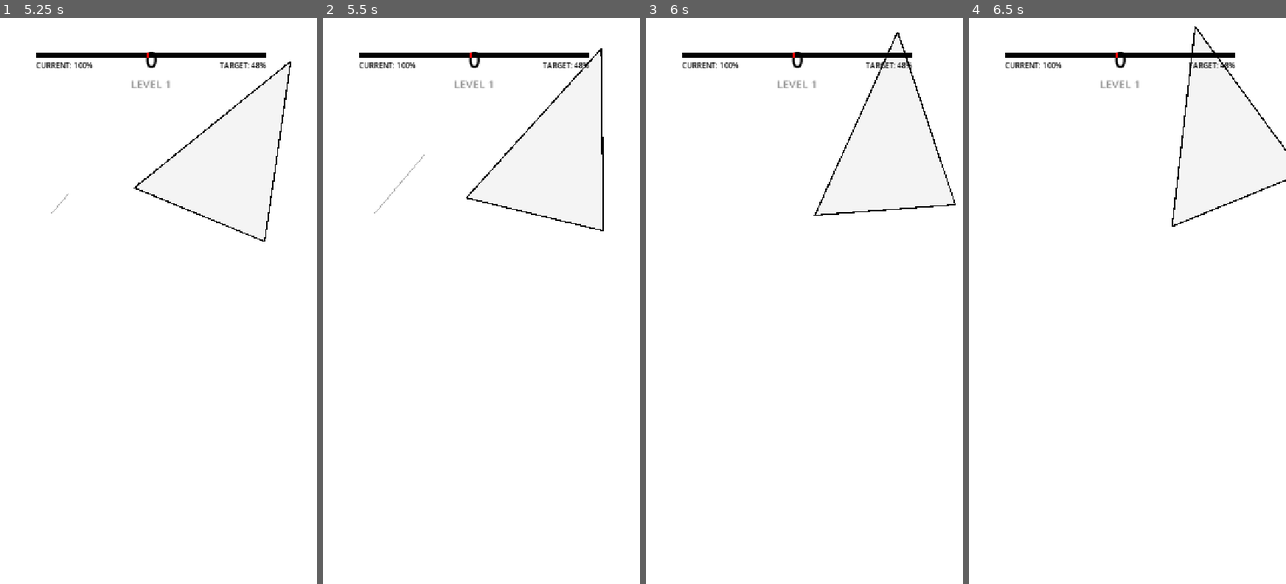
Above: before the commit, frames 1-4 (left to right).
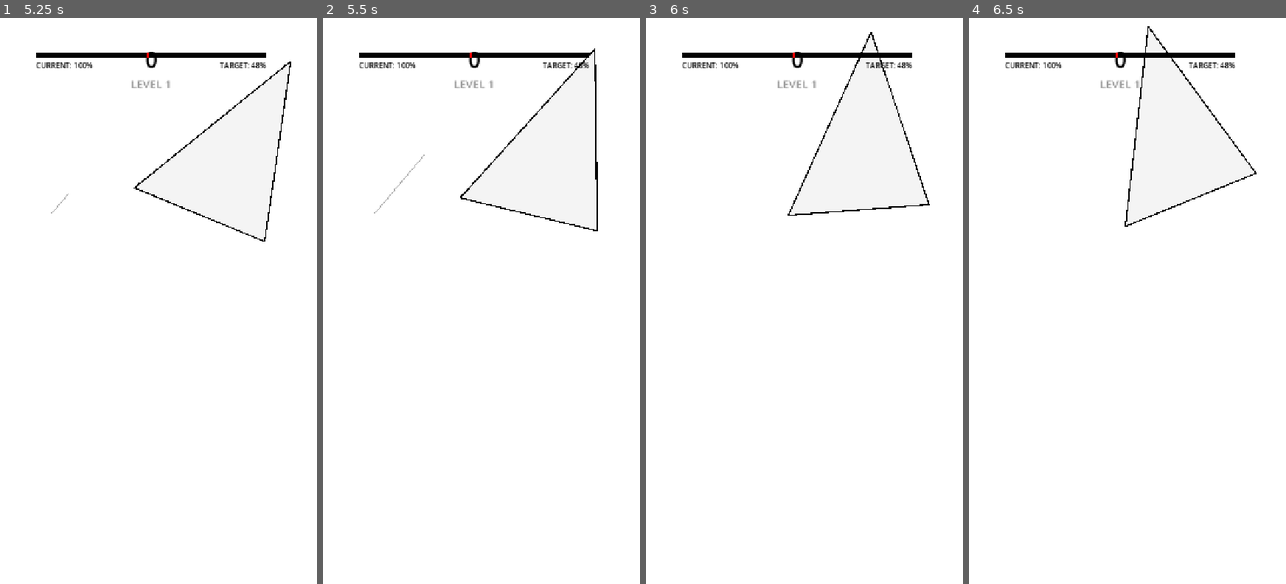
Above: after the commit, the same moments.

Repository: christian759/cutline
Game: Godot game, scene res://scenes/home_screen.tscn
Same seed, same stepped clock (60 frames per second), same inputs: the game is played once before the commit and once after it.
Inputs (mouse positions are in pixels of both pictures, inside the frame that each line leads up to):
- Up to frame 1 (5.25 s): click "PLAY" at 0.5 s; move the mouse to (225, 272) at 1.27 s; click (225, 272) at 1.42 s; drag from (85, 329) to (133, 419) at 2.02 s; move the mouse to (183, 170) at 2.77 s; click (183, 170) at 2.92 s; drag from (133, 419) to (50, 216) at 3.52 s; move the mouse to (250, 391) at 4.27 s; click (250, 391) at 4.42 s; drag from (50, 216) to (101, 153) at 5.02 s
- Up to frame 2 (5.5 s): no input
- Up to frame 3 (6 s): move the mouse to (814, 301) at 5.77 s; click (814, 301) at 5.92 s
- Up to frame 4 (6.5 s): no input

Frame 1 is identical in both runs. In frame 2, 0.9% of the frame differs, in the area x 43-89%, y 5-38%; in frame 3, 0.8%; in frame 4, 0.7%.

Commit message:
feat: Implement core game loop, level progression, and save/load functionality.

Diff:
--- a/project.godot
+++ b/project.godot
@@ -7,6 +7,10 @@
 ;   param=value ; assign values to parameters
 
 config_version=5
+
+[autoload]
+
+Global="*res://scripts/global.gd"
 
 [animation]
 
--- /dev/null
+++ b/scripts/fail_popup.gd
@@ -0,0 +1,26 @@
+extends Control
+
+@onready var title_label = $VBoxContainer/TitleLabel
+@onready var home_button = $VBoxContainer/HBoxContainer/HomeButton
+@onready var replay_button = $VBoxContainer/HBoxContainer/ReplayButton
+
+func setup(reason: String):
+	title_label.text = reason
+	visible = true
+
+	# Fade in animation
+	modulate.a = 0
+	var tween = create_tween()
+	tween.tween_property(self, "modulate:a", 1.0, 0.5)
+
+	# Scale animation
+	scale = Vector2.ZERO
+	var s_tween = create_tween()
+	s_tween.tween_property(self, "scale", Vector2.ONE, 0.5).set_trans(Tween.TRANS_BACK).set_ease(Tween.EASE_OUT)
+
+func _on_home_pressed():
+	get_tree().change_scene_to_file("res://scenes/home_screen.tscn")
+
+func _on_replay_pressed():
+	# This will be handled by the game.gd signal or call
+	get_tree().reload_current_scene()
--- a/scripts/game.gd
+++ b/scripts/game.gd
@@ -22,6 +22,9 @@
 var game_over := false
 
 func _ready():
+	if get_tree().root.has_meta("selected_level"):
+		current_level = get_tree().root.get_meta("selected_level")
+		get_tree().root.remove_meta("selected_level")
 	start_level()
 
 func start_level():
@@ -165,6 +168,9 @@
 	current_score += stars * current_level * 100
 	score_label.text = str(current_score)
 
+	# Save progress
+	Global.complete_level(current_level, stars)
+
 	# Success flash
 	var flash = ColorRect.new()
 	flash.set_anchors_and_offsets_preset(Control.PRESET_FULL_RECT)
--- a/scripts/game_shape.gd
+++ b/scripts/game_shape.gd
@@ -37,11 +37,21 @@
 	position += velocity * delta
 	rotation += rotation_speed * delta
 
-	# Wrap logic
-	if position.x < -100: position.x = screen_size.x + 100
-	elif position.x > screen_size.x + 100: position.x = -100
-	if position.y < -100: position.y = screen_size.y + 100
-	elif position.y > screen_size.y + 100: position.y = -100
+	# Bounce logic (§8)
+	var margin = 150.0 # Approximate radius to keep mostly on screen
+	if position.x < margin:
+		position.x = margin
+		velocity.x = abs(velocity.x)
+	elif position.x > screen_size.x - margin:
+		position.x = screen_size.x - margin
+		velocity.x = - abs(velocity.x)
+
+	if position.y < margin:
+		position.y = margin
+		velocity.y = abs(velocity.y)
+	elif position.y > screen_size.y - margin:
+		position.y = screen_size.y - margin
+		velocity.y = - abs(velocity.y)
 
 func apply_slice(line_start: Vector2, line_end: Vector2) -> CutResult:
 	var local_start = to_local(line_start)
--- /dev/null
+++ b/scripts/global.gd
@@ -0,0 +1,34 @@
+extends Node
+
+var unlocked_levels := 1
+var high_score := 0
+var level_stars := {} # {level_id: stars}
+
+func save_game():
+	var file = FileAccess.open("user://savegame.save", FileAccess.WRITE)
+	var data = {
+		"unlocked_levels": unlocked_levels,
+		"high_score": high_score,
+		"level_stars": level_stars
+	}
+	file.store_string(JSON.stringify(data))
+
+func load_game():
+	if not FileAccess.file_exists("user://savegame.save"):
+		return
+
+	var file = FileAccess.open("user://savegame.save", FileAccess.READ)
+	var json_string = file.get_as_text()
+	var json = JSON.new()
+	var parse_result = json.parse(json_string)
+	if parse_result == OK:
+		var data = json.get_data()
+		unlocked_levels = data.get("unlocked_levels", 1)
+		high_score = data.get("high_score", 0)
+		level_stars = data.get("level_stars", {})
+
+func complete_level(level: int, stars: int):
+	level_stars[str(level)] = max(level_stars.get(str(level), 0), stars)
+	if level == unlocked_levels:
+		unlocked_levels += 1
+	save_game()
--- /dev/null
+++ b/scripts/level_button.gd
@@ -0,0 +1,32 @@
+extends Button
+
+@onready var level_label = $LevelLabel
+@onready var star_container = $StarContainer
+@onready var lock_icon = $LockIcon
+
+func setup(level: int, is_unlocked: bool, stars: int):
+	level_label.text = str(level)
+	disabled = not is_unlocked
+
+	if not is_unlocked:
+		level_label.visible = false
+		lock_icon.visible = true
+		modulate.a = 0.5
+	else:
+		level_label.visible = true
+		lock_icon.visible = false
+		modulate.a = 1.0
+
+		# Show stars
+		for i in range(star_container.get_child_count()):
+			star_container.get_child(i).visible = i < stars
+
+func _on_mouse_entered():
+	if not disabled:
+		var tween = create_tween()
+		tween.tween_property(self, "scale", Vector2(1.1, 1.1), 0.1).set_trans(Tween.TRANS_CUBIC)
+
+func _on_mouse_exited():
+	if not disabled:
+		var tween = create_tween()
+		tween.tween_property(self, "scale", Vector2(1.0, 1.0), 0.2).set_trans(Tween.TRANS_CUBIC)
--- /dev/null
+++ b/scripts/level_selection.gd
@@ -0,0 +1,29 @@
+extends Control
+
+@onready var grid_container = $ScrollContainer/GridContainer
+@onready var level_button_scene = preload("res://scenes/level_button.tscn")
+
+func _ready():
+	# Load progress
+	Global.load_game()
+
+	# Generate level buttons
+	for i in range(1, 21): # Show 20 levels for now
+		var btn = level_button_scene.instantiate()
+		grid_container.add_child(btn)
+
+		var is_unlocked = i <= Global.unlocked_levels
+		var stars = Global.level_stars.get(str(i), 0)
+
+		btn.setup(i, is_unlocked, stars)
+		if is_unlocked:
+			btn.pressed.connect(_on_level_selected.bind(i))
+
+func _on_level_selected(level: int):
+	# Set current level in a global or pass to game scene
+	# For now, we can just change scene and let game know
+	get_tree().root.set_meta("selected_level", level)
+	get_tree().change_scene_to_file("res://scenes/game.tscn")
+
+func _on_back_pressed():
+	get_tree().change_scene_to_file("res://scenes/home_screen.tscn")
Not shown, added: scripts/global.gd.uid
Not shown, added: scripts/level_button.gd.uid
Not shown, added: scripts/level_selection.gd.uid
